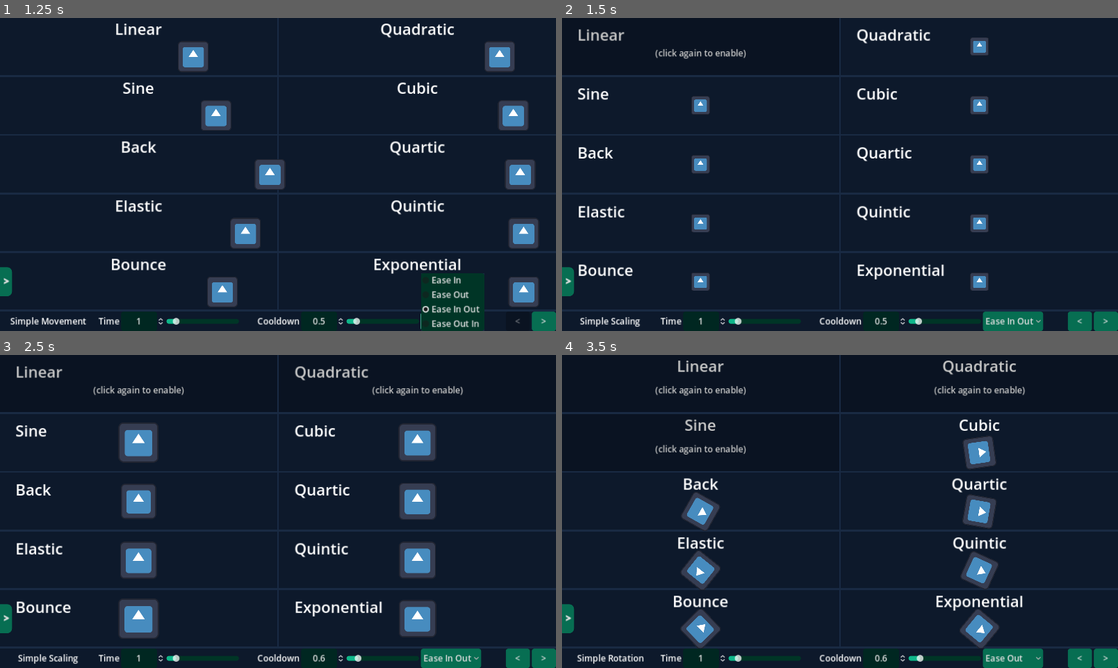
Above: before the commit, frames 1-4 (two rows, left to right).
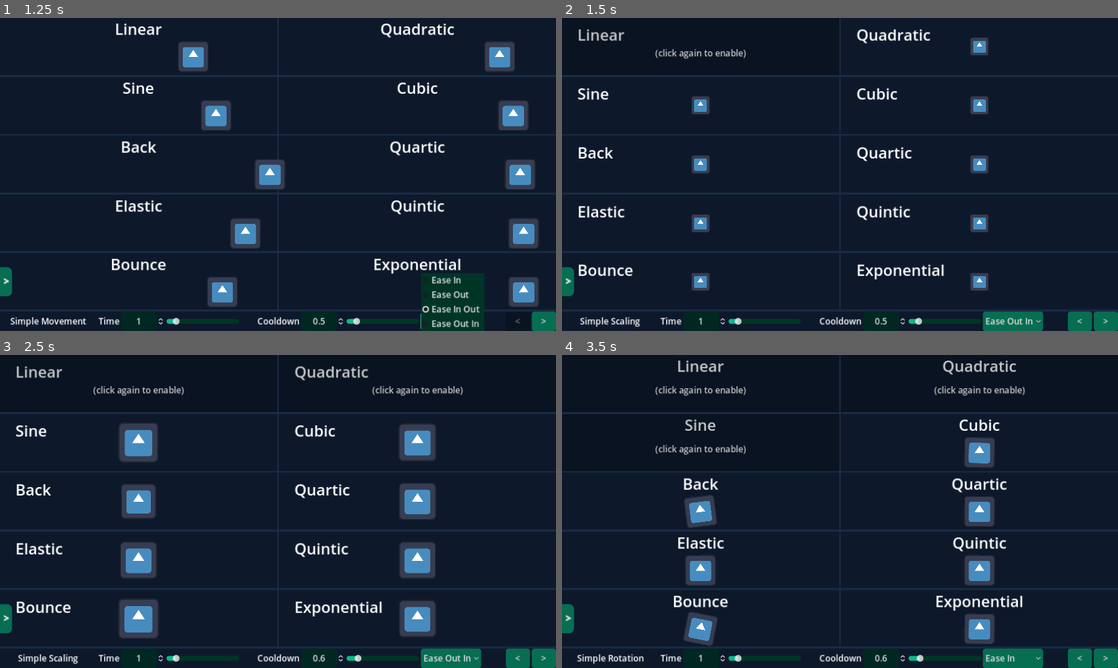
Above: after the commit, the same moments.

Repository: popcar2/Godot_Tween_Comparisons
Game: Godot game, scene res://Scenes/1_Movement.tscn
Same seed, same stepped clock (60 frames per second), same inputs: the game is played once before the commit and once after it. The engine's default icon, where the game draws it, is replaced by a stand-in: a white triangle on a blue panel in a dark square.
Inputs (mouse positions are in pixels of both pictures, inside the frame that each line leads up to):
- Up to frame 1 (1.25 s): click "Ease In Out" at 0.5 s
- Up to frame 2 (1.5 s): move the mouse to (701, 46) at 1.27 s; hold Right (ui_right) from 1.28 s (still down); tap Space (next_ease, bound only after the commit) at 1.35 s; click (701, 46) at 1.42 s
- Up to frame 3 (2.5 s): tap X (next_ease, bound only before the commit) at 1.55, 2.1 s; move the mouse to (417, 383) at 2.02 s; release Right (ui_right) at 2.03 s; hold S (increase_cooldown) from 2.03 s (still down); click (417, 383) at 2.17 s; tap Z (previous_ease, bound only before the commit) at 2.3 s
- Up to frame 4 (3.5 s): move the mouse to (701, 442) at 2.77 s; release S (increase_cooldown) at 2.78 s; hold Right (ui_right) from 2.78 s (still down); tap Z (previous_ease, bound only before the commit) at 2.85 s; click (701, 442) at 2.92 s; tap Space (next_ease, bound only after the commit) at 3.05 s

Frame 1 is identical in both runs. In frame 2, less than 0.1% of the frame differs, in the area x 80-85%, y 95-98%; in frame 3, less than 0.1%; in frame 4, 1.6%, in the area x 21-83%, y 26-98%.

Commit message:
Change ease hotkey to a cycle instead of prev/next

Diff:
--- a/Project/Scripts/SceneController.gd
+++ b/Project/Scripts/SceneController.gd
@@ -58,11 +58,7 @@
 			Tween.EASE_IN: _on_ease_type_option_item_selected(1)
 			Tween.EASE_OUT: _on_ease_type_option_item_selected(2)
 			Tween.EASE_IN_OUT: _on_ease_type_option_item_selected(3)
-	elif Input.is_action_just_pressed("previous_ease"):
-		match tween_controller.get_ease():
-			Tween.EASE_OUT: _on_ease_type_option_item_selected(0)
-			Tween.EASE_IN_OUT: _on_ease_type_option_item_selected(1)
-			Tween.EASE_OUT_IN: _on_ease_type_option_item_selected(2)
+			Tween.EASE_OUT_IN: _on_ease_type_option_item_selected(0)
 
 func activate_tweens(time: float, ease_type: Tween.EaseType):
 	var tween: Tween = get_tree().create_tween()
--- a/Project/project.godot
+++ b/Project/project.godot
@@ -52,12 +52,7 @@
 }
 next_ease={
 "deadzone": 0.5,
-"events": [Object(InputEventKey,"resource_local_to_scene":false,"resource_name":"","device":-1,"window_id":0,"alt_pressed":false,"shift_pressed":false,"ctrl_pressed":false,"meta_pressed":false,"pressed":false,"keycode":0,"physical_keycode":88,"key_label":0,"unicode":120,"echo":false,"script":null)
-]
-}
-previous_ease={
-"deadzone": 0.5,
-"events": [Object(InputEventKey,"resource_local_to_scene":false,"resource_name":"","device":-1,"window_id":0,"alt_pressed":false,"shift_pressed":false,"ctrl_pressed":false,"meta_pressed":false,"pressed":false,"keycode":0,"physical_keycode":90,"key_label":0,"unicode":122,"echo":false,"script":null)
+"events": [Object(InputEventKey,"resource_local_to_scene":false,"resource_name":"","device":-1,"window_id":0,"alt_pressed":false,"shift_pressed":false,"ctrl_pressed":false,"meta_pressed":false,"pressed":false,"keycode":0,"physical_keycode":32,"key_label":0,"unicode":32,"echo":false,"script":null)
 ]
 }
 
Not shown, changed: Project/export_presets.cfg
